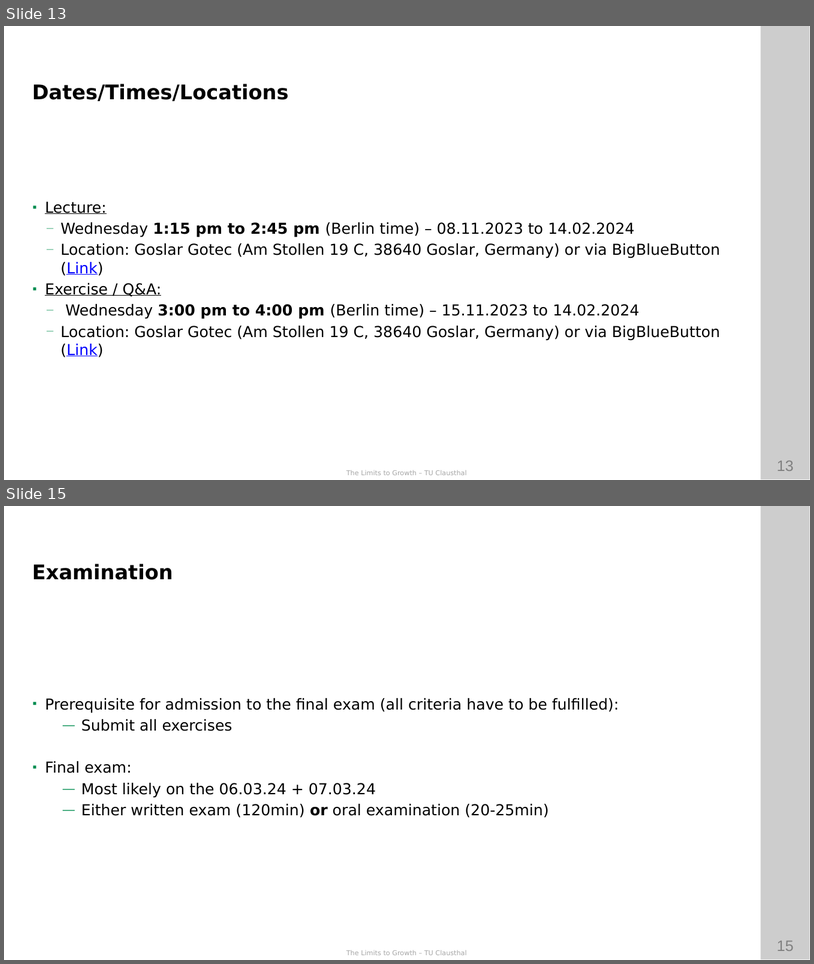
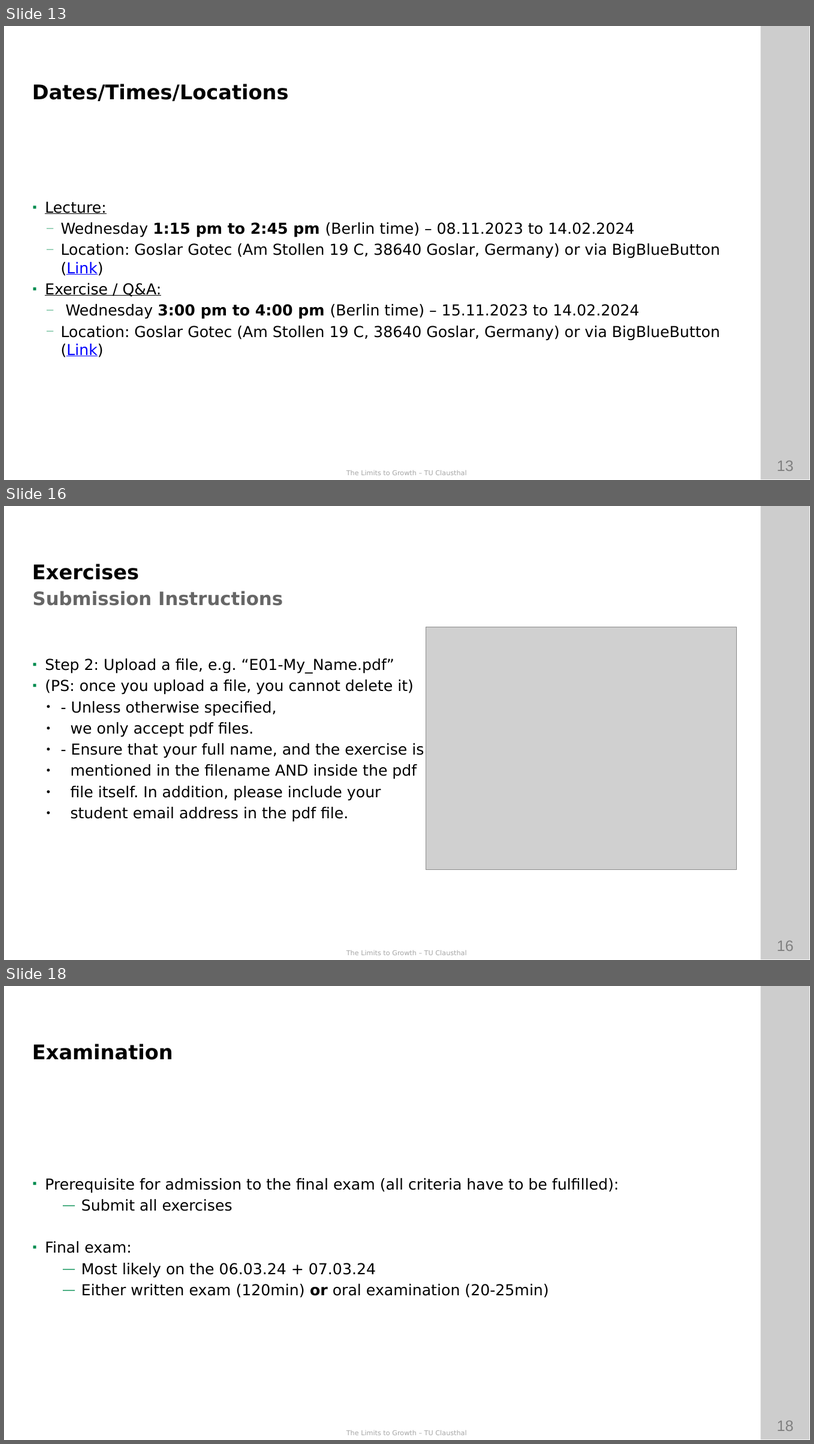
Before and after one commit to ETCE-LAB/teaching-material, a slide deck: The-Limits-to-Growth/LTG-L00-Organization.pptx. Shown one above the other, each under a label of ours: slides 13 and 15 before the commit, slides 13, 16 and 18 after it; the slides between them are not shown. The pictures are 814x964 and 814x1444 pixels, drawn with LibreOffice and Linux fonts; fonts in the diff are those of the drawing; grey boxes stand for pictures; background and template pictures are left out. Boxes give left, top, right and bottom in pixels: in the first picture for what was removed or moved away, otherwise in the second. Text is boxed around its words. In the diff, an @@ line names an element or a change of style, - is before the commit and + after.

Commit message:
Update exercise submission instructions

```diff
--- a/The-Limits-to-Growth/LTG-L00-Organization.pptx
+++ b/The-Limits-to-Growth/LTG-L00-Organization.pptx
@@ slide 16 added at (4, 506, 810, 960), background #FFFFFF; not listed: 4 template elements that a slide beside it also shows @@
@@ text added at (32, 564, 139, 580), 24 pt, text #000000, bold @@
+Exercises
@@ text added at (33, 591, 283, 606), 22 pt, text #666666, bold @@
+Submission Instructions
@@ picture added at (426, 627, 737, 870) @@
@@ text added at (45, 658, 424, 822), 18 pt, text #000000 @@
+▪ Step 2: Upload a file, e.g. “E01-My_Name.pdf”
+▪ (PS: once you upload a file, you cannot delete it)
+  ● - Unless otherwise specified,
+  ● we only accept pdf files.
+  ● - Ensure that your full name, and the exercise is
+  ● mentioned in the filename AND inside the pdf
+  ● file itself. In addition, please include your
+  ● student email address in the pdf file.
+etc. follow on the next slides (Examination)
@@ what was slide 15 is now slide 18 @@
@@ page number at (777, 1420, 794, 1431): text changed @@
-15
+18
```
Also in this commit, not shown: 1 slide changed, 2 other slides added, 1 other file.
